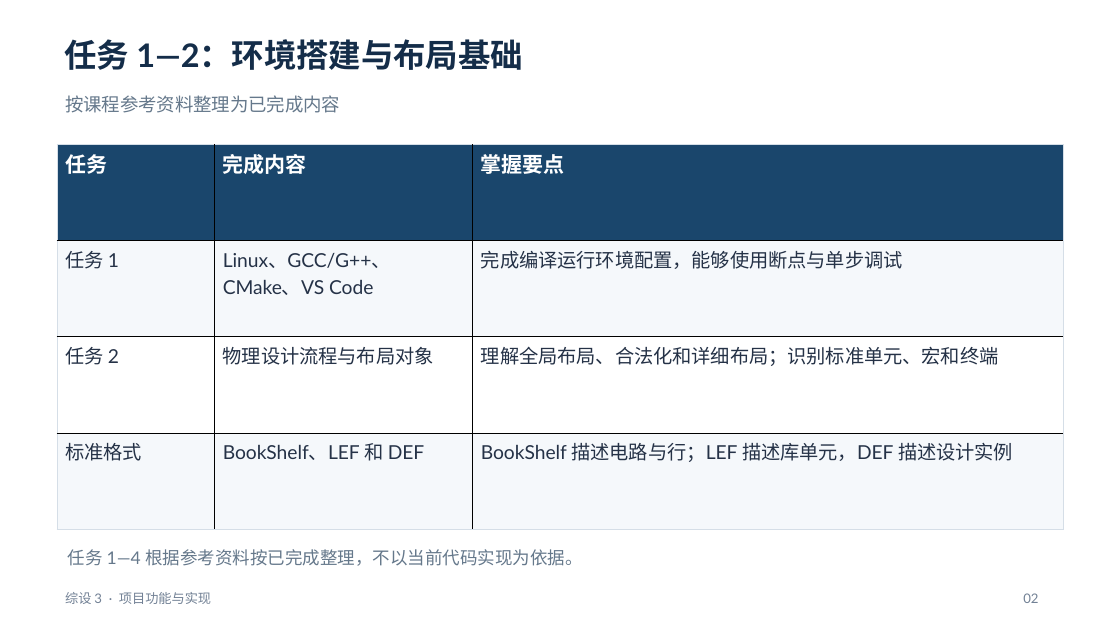
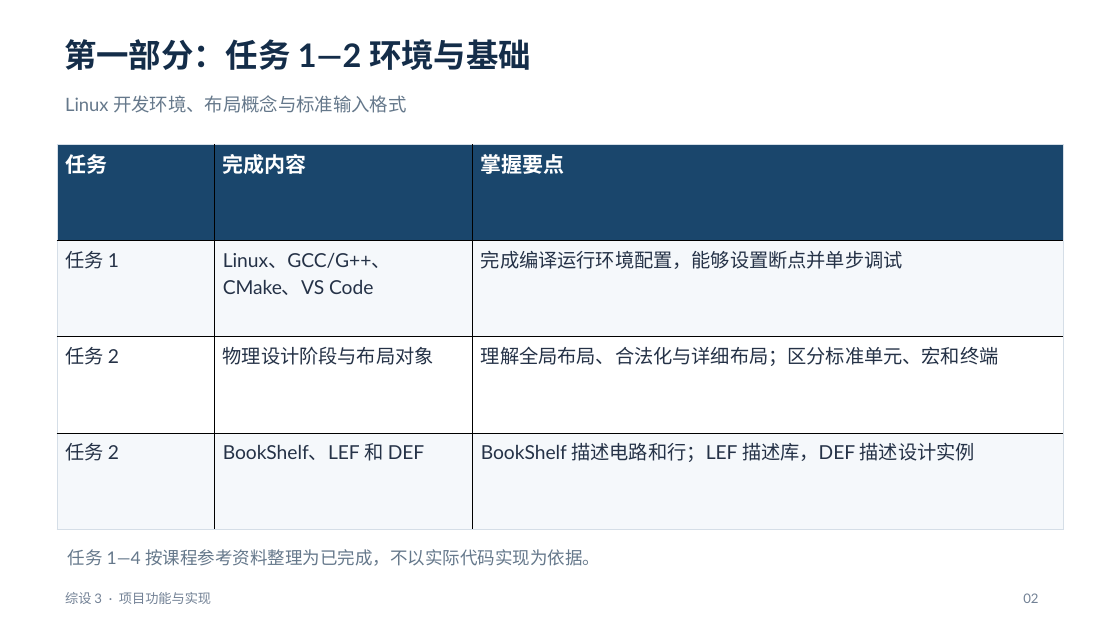
Before and after one commit to kamisato-funeki/ZS-3, a slide deck: slide 2 of docs/综设3-任务5至7汇报.pptx. Drawn at 1120x630 pixels with LibreOffice and Linux fonts; fonts in the diff are those of the drawing. Boxes give left, top, right and bottom in pixels: in the first picture for what was removed or moved away, otherwise in the second. Text is boxed around its words. In the diff, an @@ line names an element or a change of style, - is before the commit and + after.

```diff
--- a/docs/综设3-任务5至7汇报.pptx
+++ b/docs/综设3-任务5至7汇报.pptx
@@ text at <box>64,39,531,70</box>: text changed @@
-任务 1—2：环境搭建与布局基础
+第一部分：任务 1—2 环境与基础
@@ text at <box>65,95,406,113</box>: text changed @@
-按课程参考资料整理为已完成内容
+Linux 开发环境、布局概念与标准输入格式
@@ table at <box>57,145,1064,529</box> @@
-row 2, column 3: 完成编译运行环境配置，能够使用断点与单步调试
+row 2, column 3: 完成编译运行环境配置，能够设置断点并单步调试
-row 3, column 2: 物理设计流程与布局对象
+row 3, column 2: 物理设计阶段与布局对象
-row 3, column 3: 理解全局布局、合法化和详细布局；识别标准单元、宏和终端
+row 3, column 3: 理解全局布局、合法化与详细布局；区分标准单元、宏和终端
-row 4, column 1: 标准格式
+row 4, column 1: 任务 2
-row 4, column 3: BookShelf 描述电路与行；LEF 描述库单元，DEF 描述设计实例
+row 4, column 3: BookShelf 描述电路和行；LEF 描述库，DEF 描述设计实例
@@ text at <box>68,549,600,566</box>: text changed @@
-任务 1—4 根据参考资料按已完成整理，不以当前代码实现为依据。
+任务 1—4 按课程参考资料整理为已完成，不以实际代码实现为依据。
```
Also in this commit, not shown: 5 other slides changed, 3 slides added.
